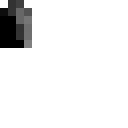
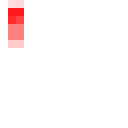
Revision of a layered 128 x 128 image; what changed, layer by layer:
painted on "Pasted Layer" over <box>0,0,32,48</box>
